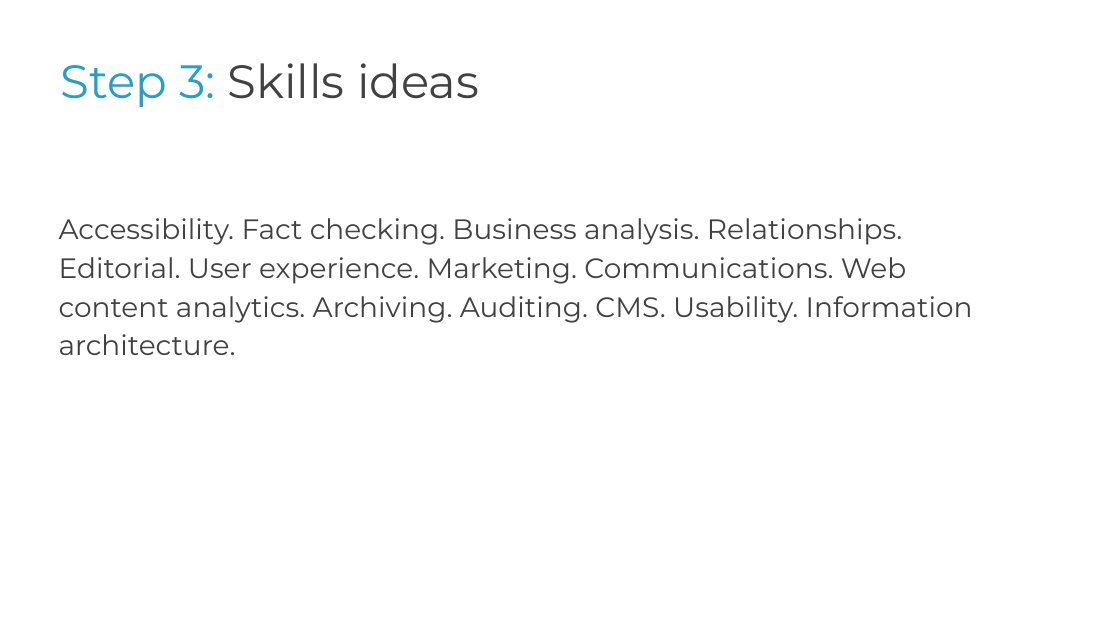
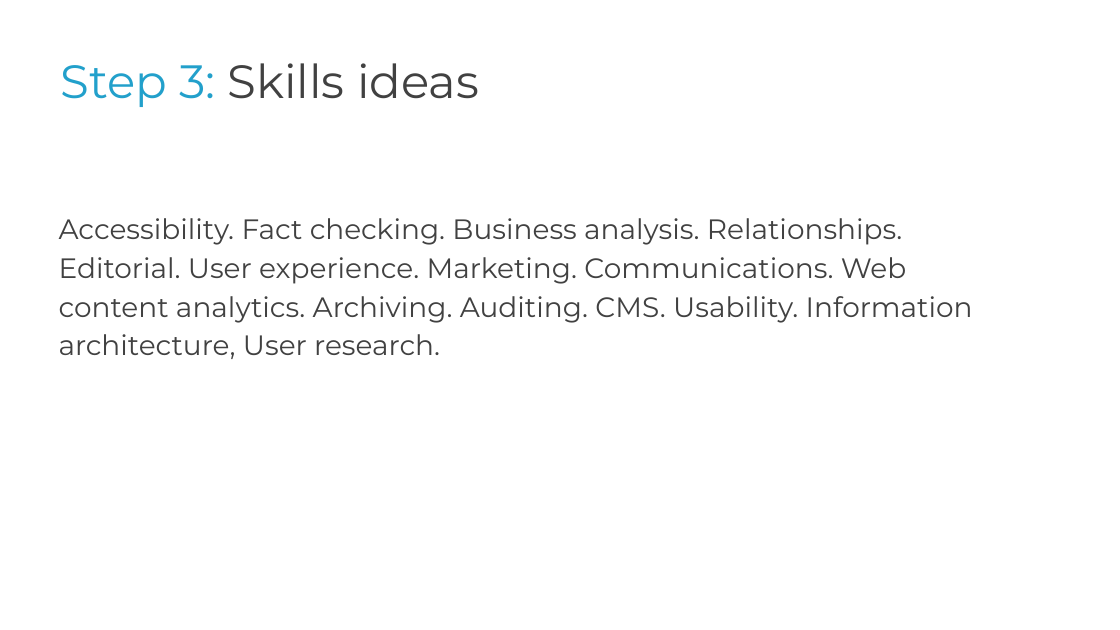
Before and after one commit to govau/service-manual, a slide deck: slide 20 of assets/files/governing-content/content-tasks-skills-workshop.pptx. Drawn at 1120x630 pixels with LibreOffice and Linux fonts; fonts in the diff are those of the drawing; background and template pictures are left out. Boxes give left, top, right and bottom in pixels: in the first picture for what was removed or moved away, otherwise in the second. Text is boxed around its words. In the diff, an @@ line names an element or a change of style, - is before the commit and + after.

```diff
--- a/assets/files/governing-content/content-tasks-skills-workshop.pptx
+++ b/assets/files/governing-content/content-tasks-skills-workshop.pptx
@@ title at <box>59,218,973,359</box>: text changed @@
-Accessibility. Fact checking. Business analysis. Relationships. Editorial. User experience. Marketing. Communications. Web content analytics. Archiving. Auditing. CMS. Usability. Information architecture.
+Accessibility. Fact checking. Business analysis. Relationships. Editorial. User experience. Marketing. Communications. Web content analytics. Archiving. Auditing. CMS. Usability. Information architecture, User research.
```
Also in this commit, not shown: 6 other slides changed.
